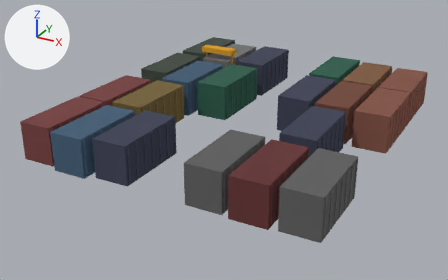
What one commit did to the glTF model data/models/board/scenery/saxarba/SMV_Seaport/SeaportSystem-01-Container-01-20Footer-1-02.glb.
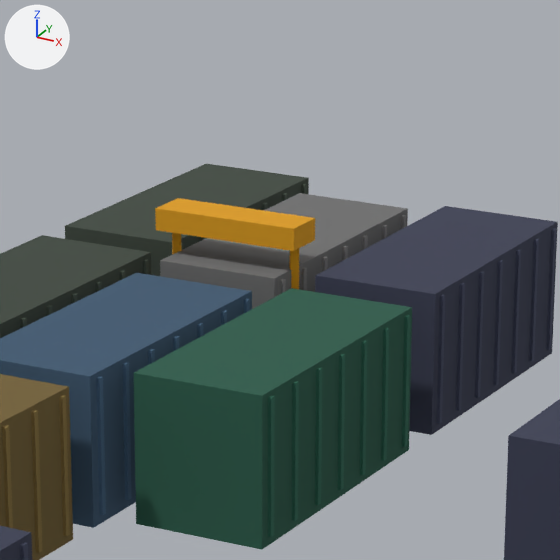
Old and new are each drawn whole from a camera (50 mm lens) standing at (45.5, -90.7, 42.5) and looking at (-3.1, -2.4, -1.7) and again close up on the part from 38% to 65% of the width and 1% to 44% of the height. Lighting does not change. The marker at upper left points along +X, +Y and +Z. The first two pictures are the older version. Where no turn or scale is listed for an object, it has been applied to the vertices. Vertices at exactly the same position are counted once.

The first close-up shows 'SeaportSystem-01-Container-01-20Footer-1-02'.
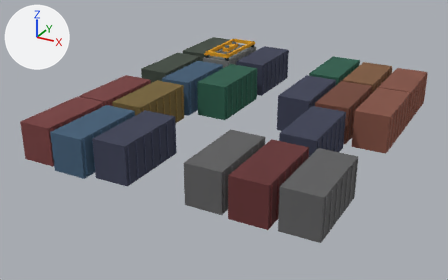
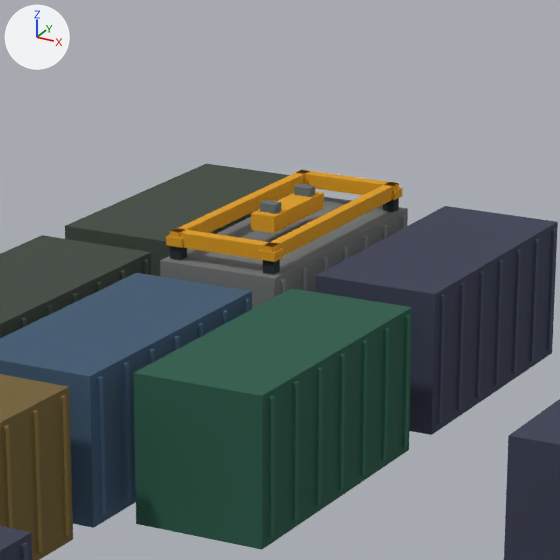
Commit message: seaport system

Edits to the bpy script that builds the scene:
```text
Add mat_container_grabbers:
    mat_container_grabbers = bpy.data.materials.new('container-grabbers')
    mat_container_grabbers.use_nodes = True; mat_container_grabbers.node_tree.nodes.clear()
    _N = mat_container_grabbers.node_tree.nodes; _L = mat_container_grabbers.node_tree.links
    n0 = _N.new('ShaderNodeBsdfPrincipled'); n0.name = 'Principled BSDF'
    n0.inputs[2].default_value = 1.0  # 'Roughness'
    n1 = _N.new('ShaderNodeOutputMaterial'); n1.name = 'Material Output'
    n2 = _N.new('ShaderNodeVertexColor'); n2.name = 'Color Attribute'
    _L.new(n0.outputs[0], n1.inputs[0])  # 'BSDF' to 'Surface'
    _L.new(n2.outputs[0], n0.inputs[0])  # 'Color' to 'Base Color'
Change me_seaportsystem_01_container_01_20footer_1_02:
    remove me_seaportsystem_01_container_01_20footer_1_02.from_pydata(...)  # 3048 vertices, 4572 faces; spans x -25.5..24.7, y -28.4..32.6, z 0.0..8.5
    add me_seaportsystem_01_container_01_20footer_1_02.from_pydata(...)  # 3144 vertices, 4716 faces; spans x -25.5..24.7, y -28.4..32.6, z 0.0..8.2
    me_seaportsystem_01_container_01_20footer_1_02 part 1: a new loose piece, a box spanning x -13.39..-12.91, y 16.75..29.25, z 7.02..7.67, in mat_container_grabbers
    me_seaportsystem_01_container_01_20footer_1_02 part 2: a new loose piece, a box spanning x -18.09..-17.61, y 16.75..29.25, z 7.02..7.67, in mat_container_grabbers
    me_seaportsystem_01_container_01_20footer_1_02 part 3: a new loose piece, a box spanning x -18.1..-12.9, y 16.8..17.4, z 7.02..7.67, in mat_container_grabbers
    me_seaportsystem_01_container_01_20footer_1_02 part 4: a new loose piece, a box spanning x -13.43..-12.88, y 16.82..17.38, z 6.43..7.13, in mat_container_grabbers
    me_seaportsystem_01_container_01_20footer_1_02 part 5: a new loose piece, a box spanning x -13.55..-12.75, y 16.7..17.5, z 7.05..7.45, in mat_container_grabbers
    me_seaportsystem_01_container_01_20footer_1_02 part 6: a new loose piece, a box spanning x -18.12..-17.58, y 16.83..17.38, z 6.43..7.13, in mat_container_grabbers
    me_seaportsystem_01_container_01_20footer_1_02 part 7: a new loose piece, a box spanning x -18.25..-17.45, y 16.7..17.5, z 7.05..7.45, in mat_container_grabbers
    me_seaportsystem_01_container_01_20footer_1_02 part 8: a new loose piece, a box spanning x -18.1..-12.9, y 28.6..29.2, z 7.02..7.67, in mat_container_grabbers
    me_seaportsystem_01_container_01_20footer_1_02 part 9: a new loose piece, a box spanning x -13.42..-12.88, y 28.62..29.17, z 6.43..7.13, in mat_container_grabbers
    me_seaportsystem_01_container_01_20footer_1_02 part 10: a new loose piece, a box spanning x -13.55..-12.75, y 28.5..29.3, z 7.05..7.45, in mat_container_grabbers
    me_seaportsystem_01_container_01_20footer_1_02 part 11: the loose piece of 8 vertices spanning x -19.1..-12.1, y 17.2..19.2, z 7.5..8.5 is turned 90 degrees about the z axis through its middle and scaled by 0.681, then moved by (0.1, 4.8, -0.5), in mat_container_grabbers
    me_seaportsystem_01_container_01_20footer_1_02 part 12: a new loose piece, a box spanning x -15.9..-15.1, y 21.08..21.62, z 7.85..8.25, in mat_container_grabbers
    me_seaportsystem_01_container_01_20footer_1_02 part 13: a new loose piece, a box spanning x -15.9..-15.1, y 24.38..24.92, z 7.85..8.25, in mat_container_grabbers
    me_seaportsystem_01_container_01_20footer_1_02 part 14: the loose piece of 8 vertices spanning x -18.9..-18.3, y 17.9..18.5, z 0.0..8.0 is deleted
    me_seaportsystem_01_container_01_20footer_1_02 part 15: the loose piece of 8 vertices spanning x -12.9..-12.3, y 17.9..18.5, z 0.0..8.0 is deleted
    me_seaportsystem_01_container_01_20footer_1_02 part 16: 180 kept faces spanning x -18.6..-12.4, y 16.4..29.6, z 0.0..6.4 get new vertex colours; the middle colour goes from grey #868585 to grey #8a8d8d
    other edits to the shape of me_seaportsystem_01_container_01_20footer_1_02 do not show in these pictures
    add me_seaportsystem_01_container_01_20footer_1_02.materials.append(mat_container_grabbers)
```

Location of each change, [x1, y1, x2, y2] in pixels of the close-ups (560 x 560 px; the box of a moved part takes in the faces that stretch with it):
part 1 of me_seaportsystem_01_container_01_20footer_1_02, added: after [263, 182, 397, 262]
part 2 of me_seaportsystem_01_container_01_20footer_1_02, added: after [170, 170, 309, 247]
part 3 of me_seaportsystem_01_container_01_20footer_1_02, added: after [171, 228, 280, 259]
part 4 of me_seaportsystem_01_container_01_20footer_1_02, added: after [263, 260, 280, 274]
part 5 of me_seaportsystem_01_container_01_20footer_1_02, added: after [259, 248, 284, 262]
part 6 of me_seaportsystem_01_container_01_20footer_1_02, added: after [170, 246, 187, 260]
part 7 of me_seaportsystem_01_container_01_20footer_1_02, added: after [166, 235, 183, 247]
part 8 of me_seaportsystem_01_container_01_20footer_1_02, added: after [295, 170, 399, 195]
part 9 of me_seaportsystem_01_container_01_20footer_1_02, added: after [383, 198, 399, 212]
part 10 of me_seaportsystem_01_container_01_20footer_1_02, added: after [392, 187, 403, 200]
part 11 of me_seaportsystem_01_container_01_20footer_1_02, moved or reshaped: before [155, 198, 315, 251]; after [251, 191, 324, 233]
part 12 of me_seaportsystem_01_container_01_20footer_1_02, added: after [260, 200, 281, 214]
part 13 of me_seaportsystem_01_container_01_20footer_1_02, added: after [294, 184, 315, 197]
part 14 of me_seaportsystem_01_container_01_20footer_1_02, deleted (mostly hidden): before [172, 233, 181, 255]
part 15 of me_seaportsystem_01_container_01_20footer_1_02, deleted: before [289, 249, 299, 289]
part 16 of me_seaportsystem_01_container_01_20footer_1_02, recoloured: [167, 197, 408, 290] in both
